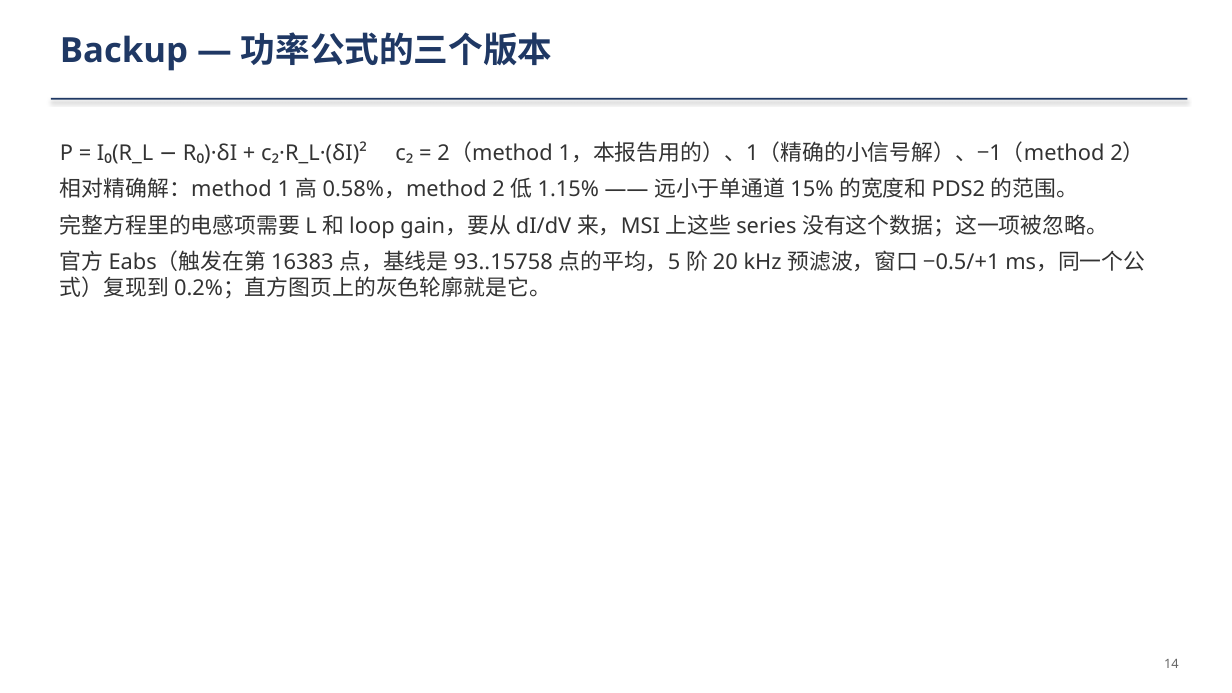
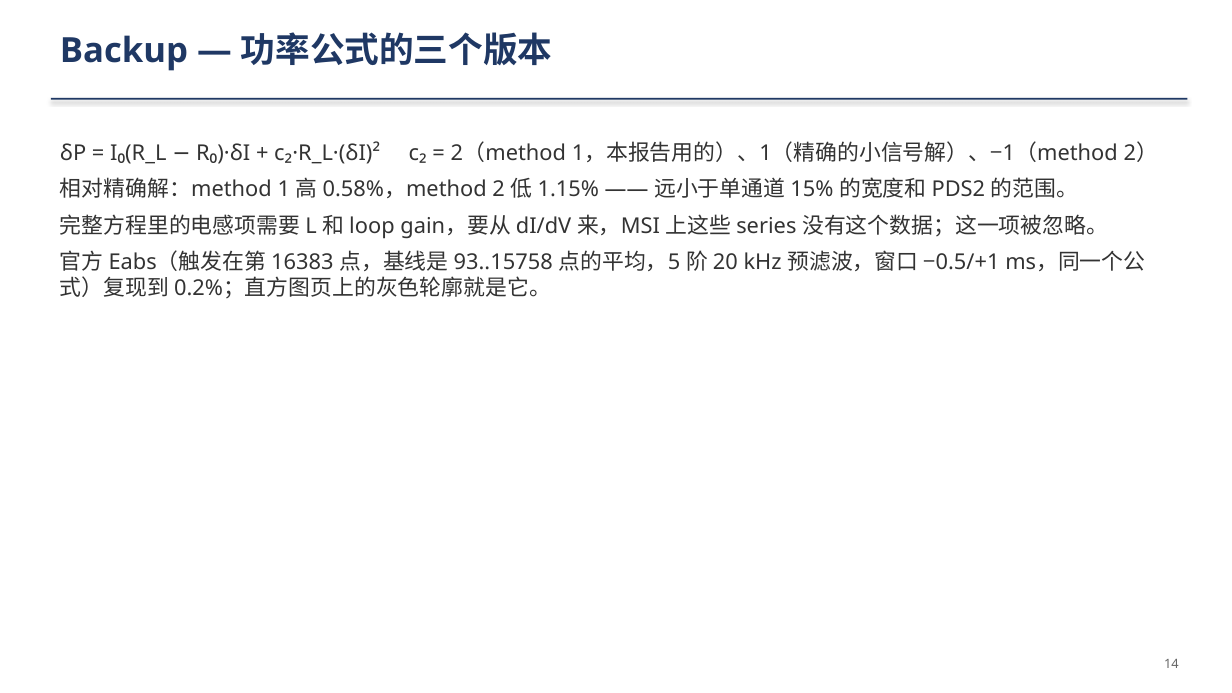
Before and after one commit to ZhihengLi0/urop, a slide deck: slide 14 of snolab/collection_efficiency/presentation/SNOLAB_R4_collection_efficiency_20260910_zh.pptx. Drawn at 1232x693 pixels with LibreOffice and Linux fonts; fonts in the diff are those of the drawing. Boxes give left, top, right and bottom in pixels: in the first picture for what was removed or moved away, otherwise in the second. Text is boxed around its words. In the diff, an @@ line names an element or a change of style, - is before the commit and + after.

```diff
--- a/snolab/collection_efficiency/presentation/SNOLAB_R4_collection_efficiency_20260910_zh.pptx
+++ b/snolab/collection_efficiency/presentation/SNOLAB_R4_collection_efficiency_20260910_zh.pptx
@@ text at bbox=[60, 141, 1158, 164]: text changed @@
-P = I₀(R_L − R₀)·δI + c₂·R_L·(δI)² c₂ = 2（method 1，本报告用的）、1（精确的小信号解）、−1（method 2）
+δP = I₀(R_L − R₀)·δI + c₂·R_L·(δI)² c₂ = 2（method 1，本报告用的）、1（精确的小信号解）、−1（method 2）
```
Also in this commit, not shown: 5 other slides changed, 18 other files.
